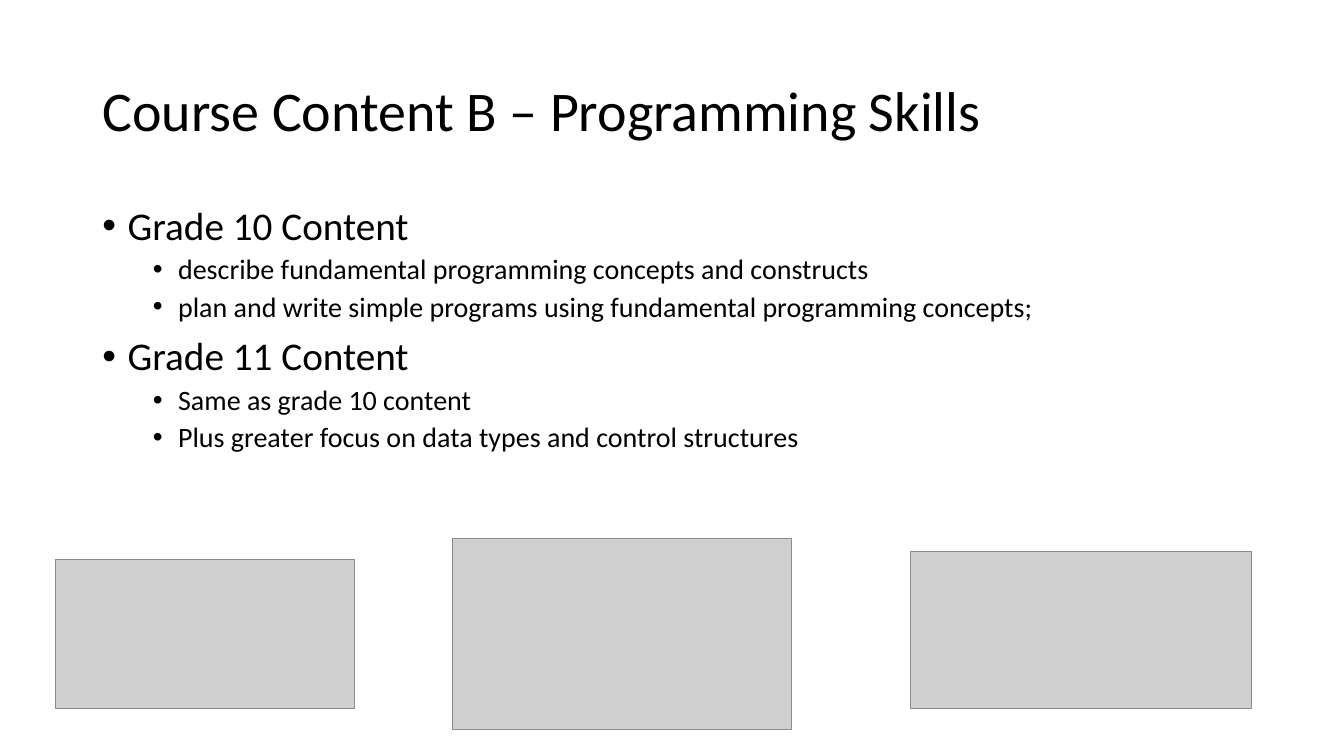
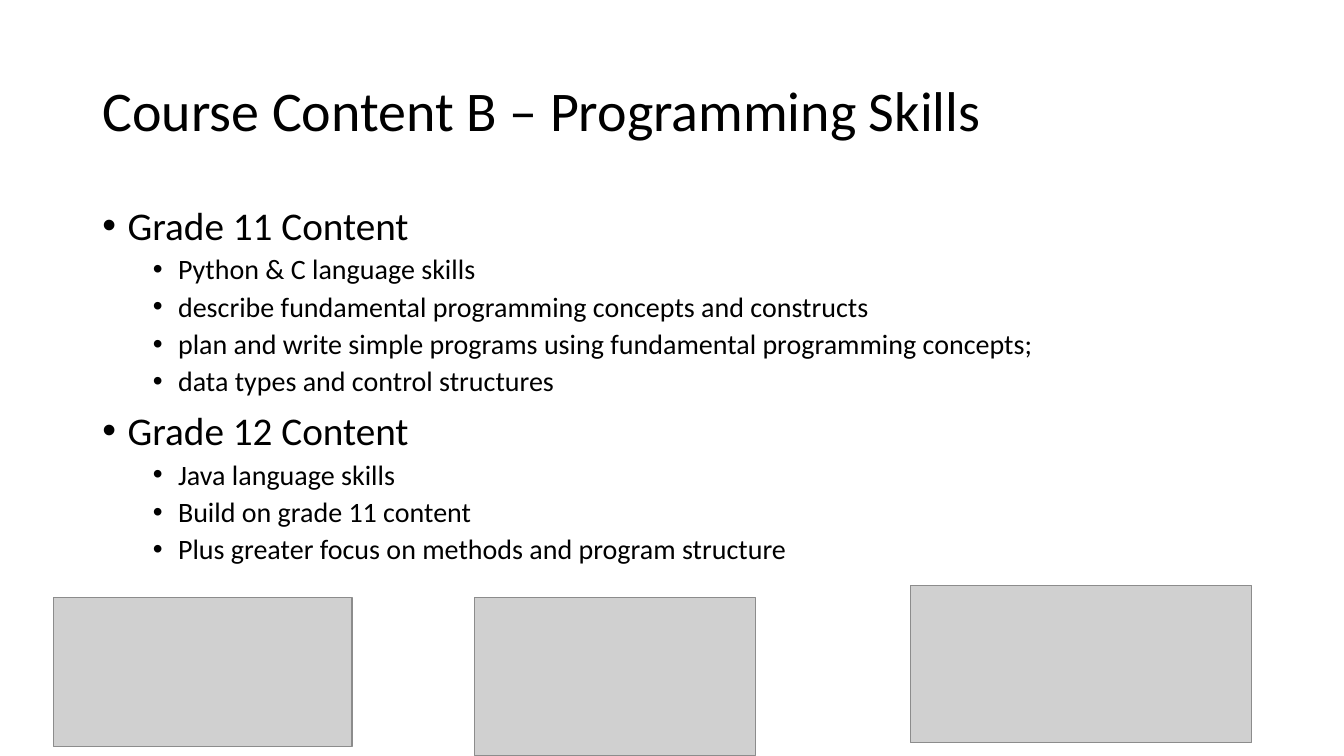
Before and after one commit to Greg5519/Old3C, a slide deck: slide 4 of Course Introduction.pptx. Drawn at 1344x756 pixels with LibreOffice and Linux fonts; fonts in the diff are those of the drawing; grey boxes stand for pictures. Boxes give left, top, right and bottom in pixels: in the first picture for what was removed or moved away, otherwise in the second. Text is boxed around its words. In the diff, an @@ line names an element or a change of style, - is before the commit and + after.

```diff
--- a/Course Introduction.pptx
+++ b/Course Introduction.pptx
@@ text at (128,212,475,284): text changed; size 28 to 20 pt @@
-• Grade 10 Content
+• Grade 11 Content
+  • Python & C language skills
@@ text at (128,371,786,564): text changed @@
-• Grade 11 Content
-  • Same as grade 10 content
-  • Plus greater focus on data types and control structures
+  • data types and control structures
+• Grade 12 Content
+  • Java language skills
+  • Build on grade 11 content
+  • Plus greater focus on methods and program structure
@@ picture: place and size @@
-picture at (56,560,355,709)
+picture at (53,598,352,747)
@@ picture: place and size @@
-picture at (452,539,790,730)
+picture at (475,598,756,756)
@@ picture: place and size @@
-picture at (910,552,1252,709)
+picture at (910,586,1252,743)
```
Also in this commit, not shown: 5 other slides changed, 1 other file.
